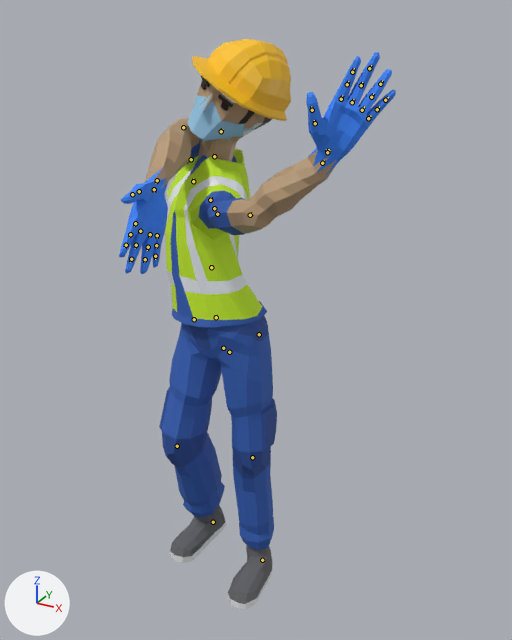
The glTF model dashboard/web/public/models/operario.glb: old version first, new version second.
Both versions are drawn from a 50 mm camera at (1.08, -1.81, 1.894) aimed at (0.167, -0.15, 1.064). The lights are fixed; the arrows at lower left show +X, +Y and +Z. The first picture is the older version. Both versions are drawn at frame 49 of the action 'Dance'; the numbers are the values there. The bones that change, and the others that lie on the model, are drawn over the model as lines.

Objects in the first picture: 'Worker_Body', 'Worker_Feet', 'Worker_Head', 'Worker_Legs'.
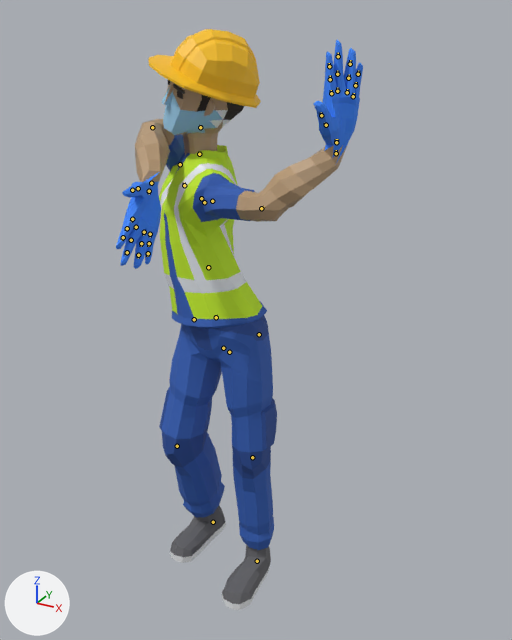
The change in detail:
Bone 'Hips' (bone_hips) turns from (8, -5, 14) to (8, -4, 14) degrees about its own x, y and z.
Bone 'Abdomen' (bone_abdomen) turns from (-9, -17, -6) to (-9, -15, -3) degrees about its own x, y and z.
Bone 'Torso' (bone_torso) turns from (-2, -13, -8) to (-2, -14, -5) degrees about its own x, y and z.
Bone 'Chest' (bone_chest) turns from (-2, -7, -8) to (-1, -10, -6) degrees about its own x, y and z.
Bone 'Neck' (bone_neck) turns from (-7, 5, -6) to (-3, -2, -4) degrees about its own x, y and z.
Bone 'Head' (bone_head) turns from (-12, 19, -12) to (-9, 5, -12) degrees about its own x, y and z.
Bone 'Shoulder.L' (bone_shoulder_l) turns from (-28, -21, 22) to (-10, -28, 17) degrees about its own x, y and z.
Bone 'UpperArm.L' (bone_upperarm_l) turns from (85, -38, -58) to (53, -51, -12) degrees about its own x, y and z.
Bone 'LowerArm.L' (bone_lowerarm_l) turns from (25, 14, -20) to (45, 16, -13) degrees about its own x, y and z.
Bone 'Wrist.L' (bone_wrist_l) turns from (-5, 32, -36) to (-1, 29, -60) degrees about its own x, y and z.
Bone 'Shoulder.R' (bone_shoulder_r) turns from (15, 48, 39) to (16, 38, 39) degrees about its own x, y and z.
Bone 'UpperArm.R' (bone_upperarm_r) turns from (44, 47, 112) to (36, 39, 92) degrees about its own x, y and z.
Bone 'LowerArm.R' (bone_lowerarm_r) turns from (-75, 24, -94) to (-101, 25, -56) degrees about its own x, y and z.
Bone 'Wrist.R' (bone_wrist_r) turns from (-4, 37, -11) to (18, 56, 10) degrees about its own x, y and z.
Bone 'Foot.L' (bone_foot_l) moves from (0.0, -0.00048, -0.00016) to (-0.00022, -0.00045, -6e-05).

Location of each change, [x1, y1, x2, y2] in pixels of the pictures (512 x 640 px):
'Worker_Body', posed (11% narrower)
    before: [119, 52, 396, 329]
    after: [116, 40, 363, 328]
'Worker_Head', posed (9% wider)
    before: [187, 39, 291, 162]
    after: [148, 29, 261, 155]
'Worker_Feet', posed
    before: [170, 505, 272, 610]
    after: [170, 505, 271, 610]
bone 'Torso', root to tip
    before: (211, 267) to (211, 265)
    after: (208, 267) to (208, 265)
bone 'Chest', root to tip
    before: (210, 200) to (211, 197)
    after: (201, 198) to (201, 196)
bone 'Neck', root to tip
    before: (214, 156) to (215, 154)
    after: (199, 154) to (199, 151)
bone 'Head', root to tip
    before: (221, 131) to (222, 129)
    after: (200, 127) to (201, 125)
bone 'Shoulder.L', root to tip
    before: (214, 208) to (215, 209)
    after: (204, 202) to (205, 202)
bone 'UpperArm.L', root to tip
    before: (217, 214) to (219, 214)
    after: (212, 201) to (214, 201)
bone 'LowerArm.L', root to tip
    before: (250, 215) to (252, 213)
    after: (261, 208) to (264, 206)
bone 'Wrist.L', root to tip
    before: (322, 163) to (324, 160)
    after: (336, 153) to (336, 150)
bone 'Shoulder.R', root to tip
    before: (193, 181) to (193, 178)
    after: (184, 185) to (184, 182)
bone 'UpperArm.R', root to tip
    before: (191, 159) to (190, 158)
    after: (180, 164) to (179, 163)
bone 'LowerArm.R', root to tip
    before: (183, 127) to (182, 129)
    after: (152, 127) to (152, 129)
bone 'Wrist.R', root to tip
    before: (157, 180) to (156, 183)
    after: (151, 183) to (151, 185)
bone 'Foot.L', root to tip
    before: (262, 560) to (261, 561)
    after: (257, 561) to (256, 562)
